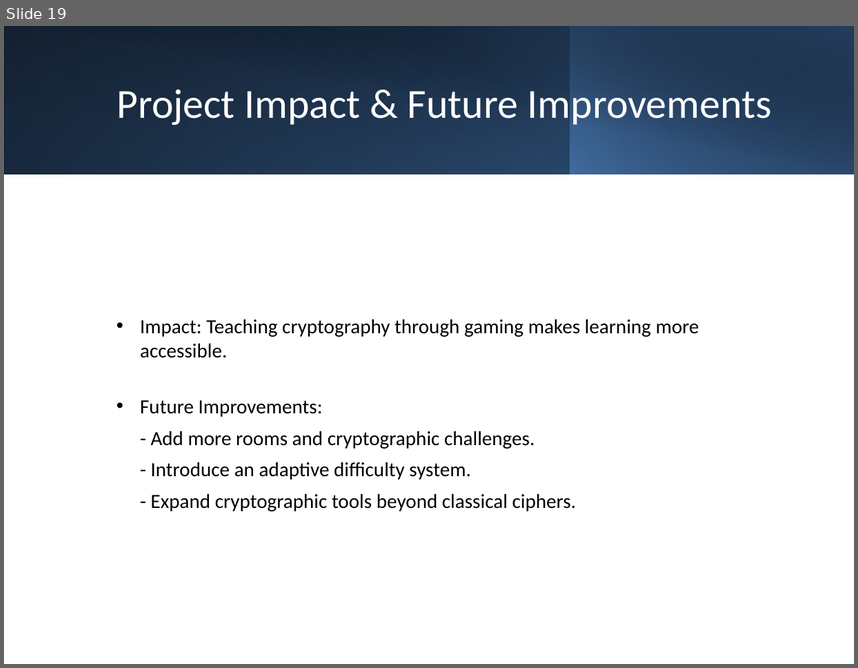
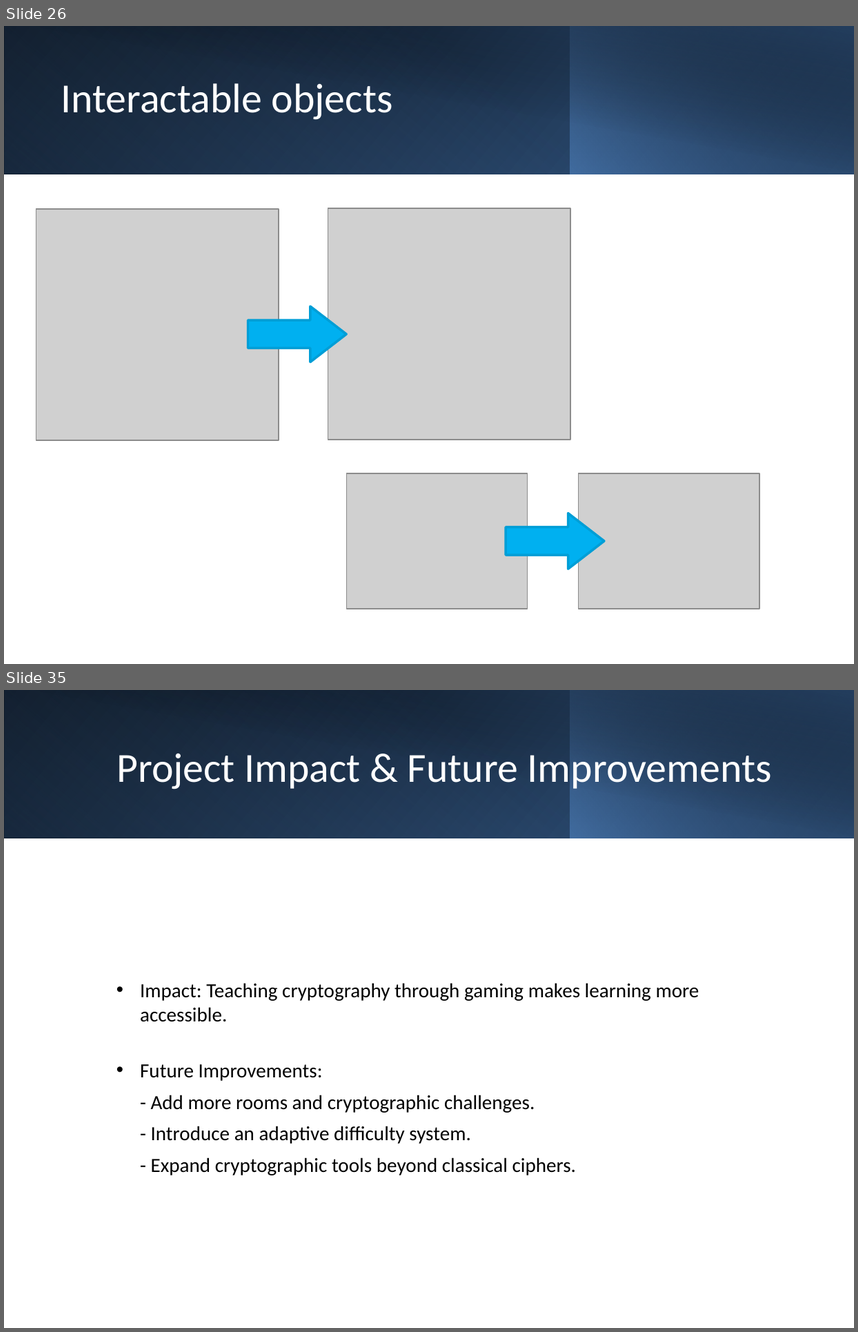
Before and after one commit to Firas-amaria/FinalProject-CryptoGame, a slide deck: enigma_academy_presentation.pptx. Shown one above the other, each under a label of ours: slide 19 before the commit, slides 26 and 35 after it; the slides between them are not shown. The pictures are 858x668 and 858x1332 pixels, drawn with LibreOffice and Linux fonts; fonts in the diff are those of the drawing; grey boxes stand for pictures. Boxes give left, top, right and bottom in pixels: in the first picture for what was removed or moved away, otherwise in the second. Text is boxed around its words. In the diff, an @@ line names an element or a change of style, - is before the commit and + after.

```diff
--- a/enigma_academy_presentation.pptx
+++ b/enigma_academy_presentation.pptx
@@ slide 26 added at (4,26,854,664), background #FFFFFF @@
@@ rectangle added at (4,26,854,174), fill gradient #000000 to #376092 @@
@@ rectangle added at (4,26,570,174), fill gradient #4F81BD to #254061 @@
@@ rectangle added at (36,26,854,175), fill gradient #000000 to #254061 @@
@@ rectangle added at (570,26,854,174), fill gradient #4F81BD to #000000 @@
@@ title added at (61,83,393,120), 35 pt, text #FFFFFF @@
+Interactable objects
@@ picture added at (36,209,279,440) @@
@@ picture added at (328,208,570,439) @@
@@ right arrow added at (248,307,346,362), fill #00B0F0, outline #009ED6 2 pt @@
@@ picture added at (346,473,528,608) @@
@@ picture added at (579,473,760,608) @@
@@ right arrow added at (506,513,604,568), fill #00B0F0, outline #009ED6 2 pt @@
@@ what was slide 19 is now slide 35 @@
```
Also in this commit, not shown: 11 slides changed, 17 other slides added, 2 slides removed.
